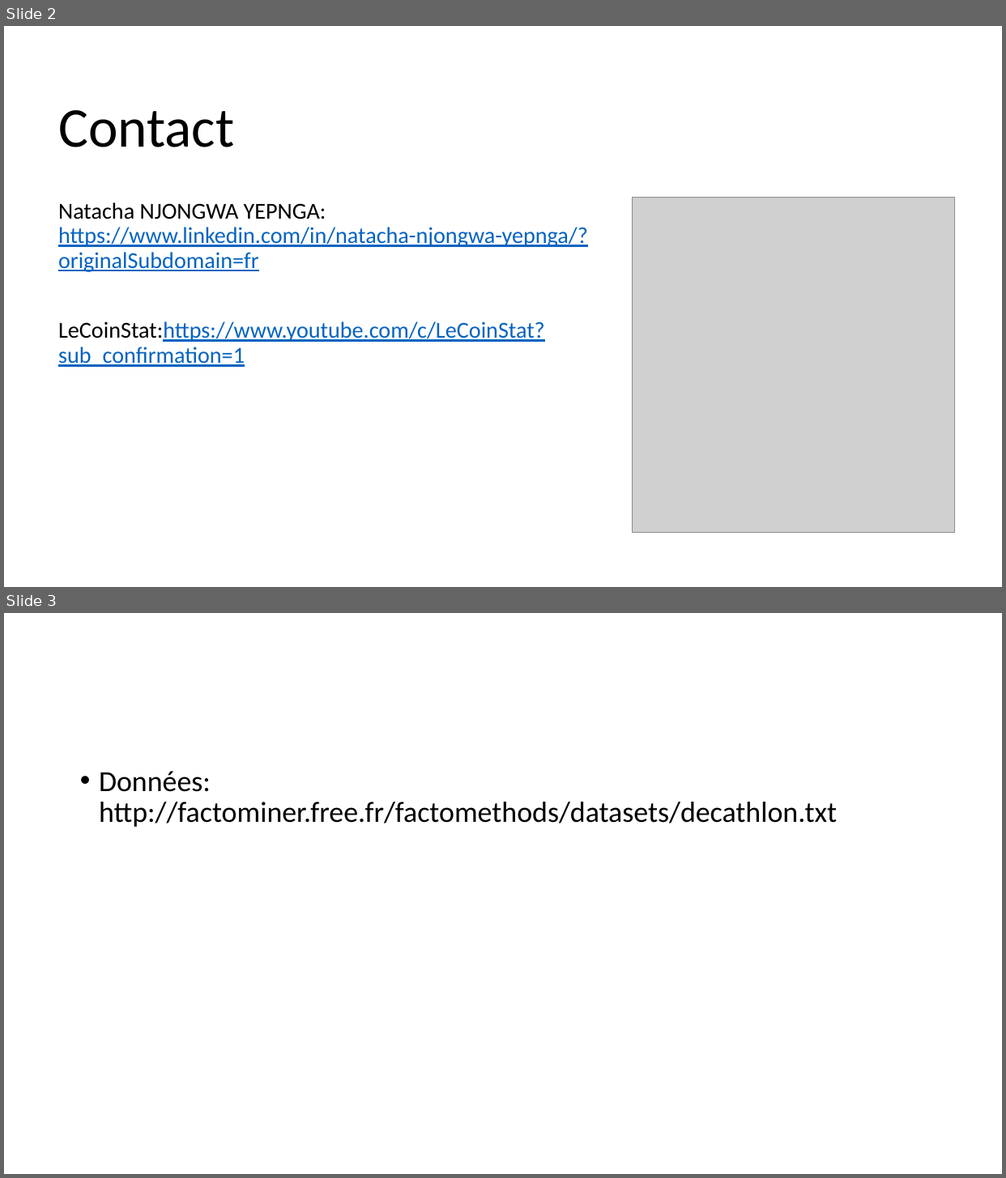
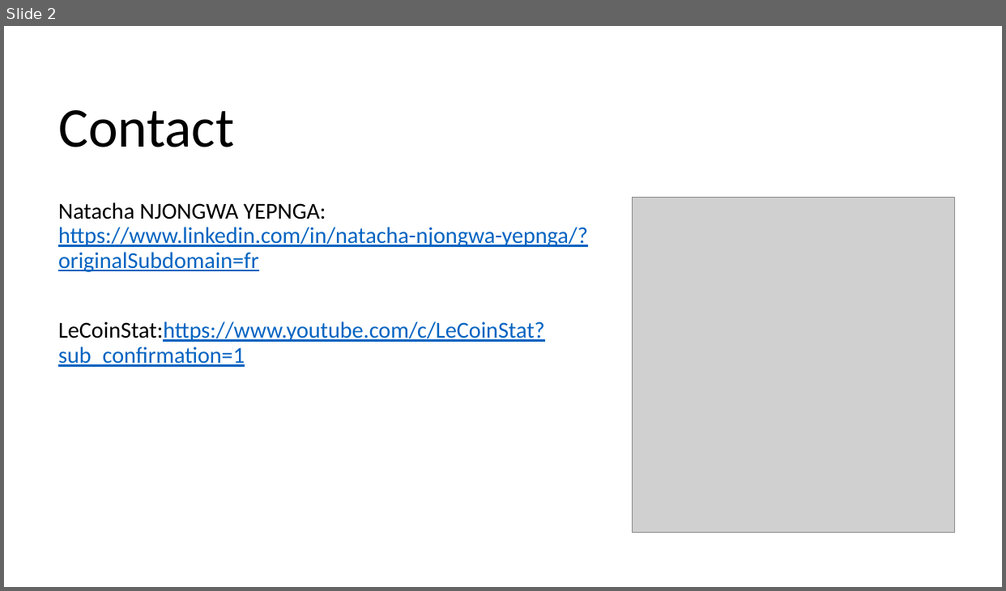
Before and after one commit to LeCoinStat/WAS, a slide deck: WAS20/Présentation1.pptx. Shown one above the other, each under a label of ours: slides 2 and 3 before the commit, slide 2 after it. The pictures are 1006x1178 and 1006x591 pixels, drawn with LibreOffice and Linux fonts; fonts in the diff are those of the drawing; grey boxes stand for pictures. Boxes give left, top, right and bottom in pixels: in the first picture for what was removed or moved away, otherwise in the second. Text is boxed around its words. In the diff, an @@ line names an element or a change of style, - is before the commit and + after.

```diff
--- a/WAS20/Présentation1.pptx
+++ b/WAS20/Présentation1.pptx
@@ slide 3 removed at [4,613,1002,1174], background #FFFFFF @@
@@ text removed at [99,771,837,827] @@
-• Données: http://factominer.free.fr/factomethods/datasets/decathlon.txt
```
Also in this commit, not shown: 17 slides added, 2 other slides removed, 1 other file.
